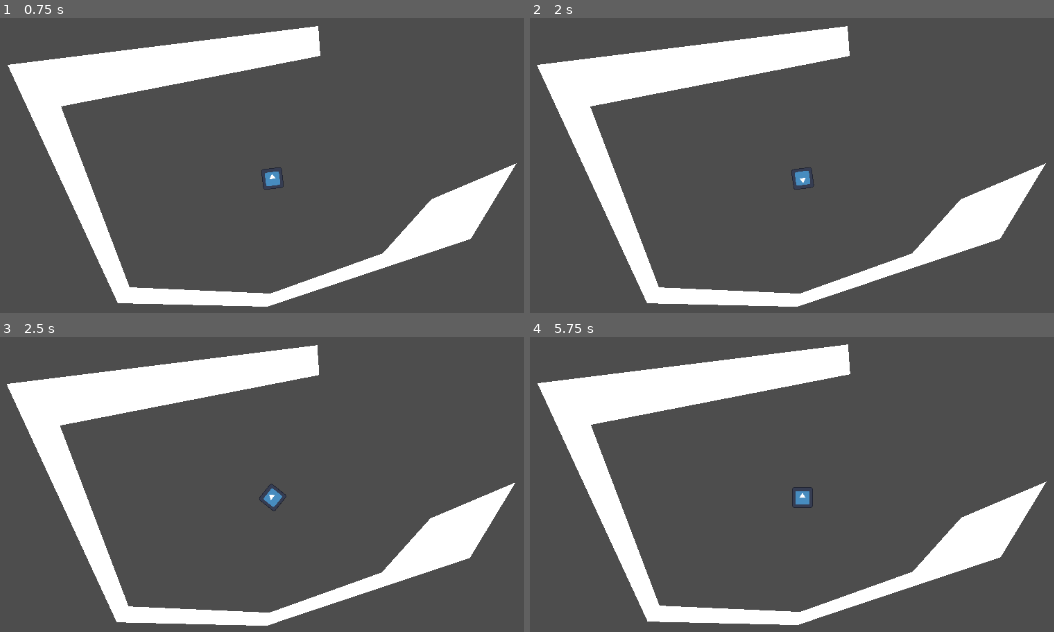
Above: before the commit, frames 1-4 (two rows, left to right).
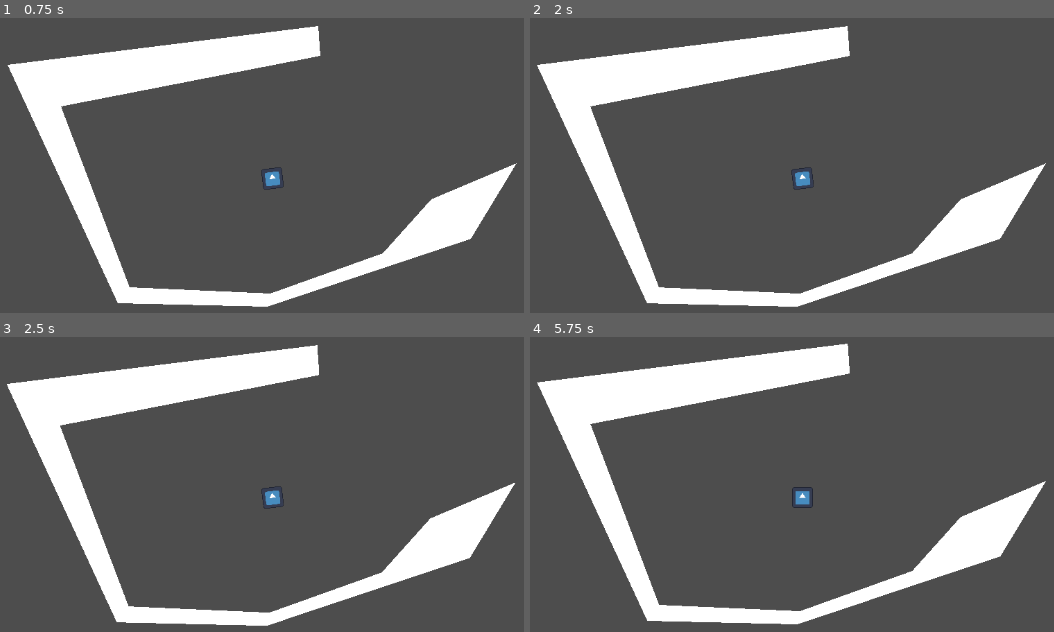
Above: after the commit, the same moments.

Repository: Mastoast/LDJam57
Game: Godot game, scene res://Levels/base_level.tscn
The game is run twice, just before and just after one commit, with the same random seed, the same clock (stepped at 60 frames per second) and the same inputs. The engine's default icon, where the game draws it, is replaced by a stand-in: a white triangle on a blue panel in a dark square.
Inputs (mouse positions are in pixels of both pictures, inside the frame that each line leads up to):
- Up to frame 1 (0.75 s): tap Enter at 0.5 s; move the mouse to (450, 156) at 0.52 s
- Up to frame 2 (2 s): tap Space (ui_select) at 0.77, 1.25, 1.52 s; move the mouse to (645, 200) at 1.27 s
- Up to frame 3 (2.5 s): move the mouse to (351, 398) at 2.02 s
- Up to frame 4 (5.75 s): move the mouse to (760, 587) at 2.77 s; tap Space (ui_select) at 3.02, 3.77, 4.52 s; move the mouse to (1043, 564) at 3.52 s; move the mouse to (561, 431) at 4.27 s; move the mouse to (844, 496) at 5.02 s

Frame 1 is identical in both runs. In frame 2, less than 0.1% of the frame differs, in the area x 2-98%, y 4-98%; in frame 3, 0.2%; in frame 4, 1.3%, in the area x 1-99%, y 2-98%.

Commit message:
Update player to animatable

Diff:
--- a/Player/player.gd
+++ b/Player/player.gd
@@ -1,4 +1,4 @@
-extends CharacterBody2D
+extends AnimatableBody2D
 
 #region Variables
 @export
--- a/Player/player.tscn
+++ b/Player/player.tscn
@@ -1,14 +1,12 @@
 [gd_scene load_steps=4 format=3 uid="uid://hmta8pq6weir"]
 
-[ext_resource type="Texture2D" uid="uid://cph4e7q4enlfx" path="res://Assets/icon.svg" id="1_7vf5y"]
+[ext_resource type="Texture2D" uid="uid://cph4e7q4enlfx" path="res://assets/icon.svg" id="1_7vf5y"]
 [ext_resource type="Script" uid="uid://1jkvvmcd0wrd" path="res://Player/player.gd" id="1_axnn4"]
 
 [sub_resource type="CapsuleShape2D" id="CapsuleShape2D_hvfyp"]
 radius = 15.0
 
-[node name="CharacterBody2D" type="CharacterBody2D"]
-slide_on_ceiling = false
-floor_stop_on_slope = false
+[node name="CharacterBody2D" type="AnimatableBody2D"]
 script = ExtResource("1_axnn4")
 
 [node name="Sprite2D" type="Sprite2D" parent="."]
